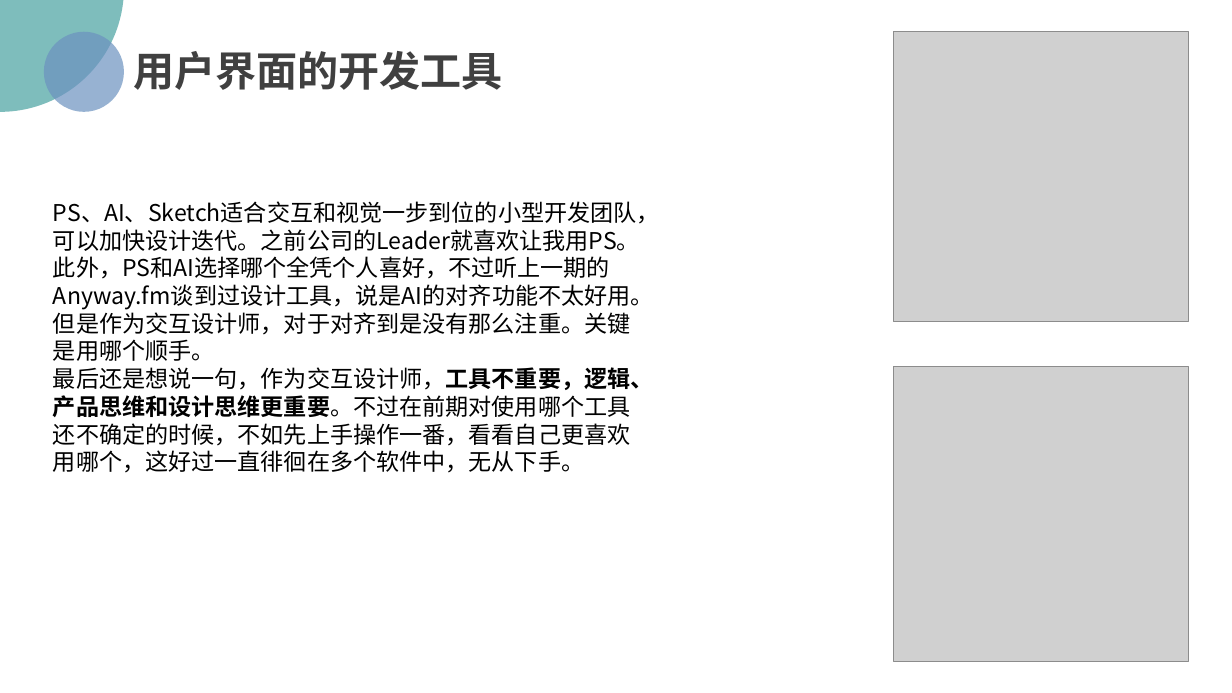
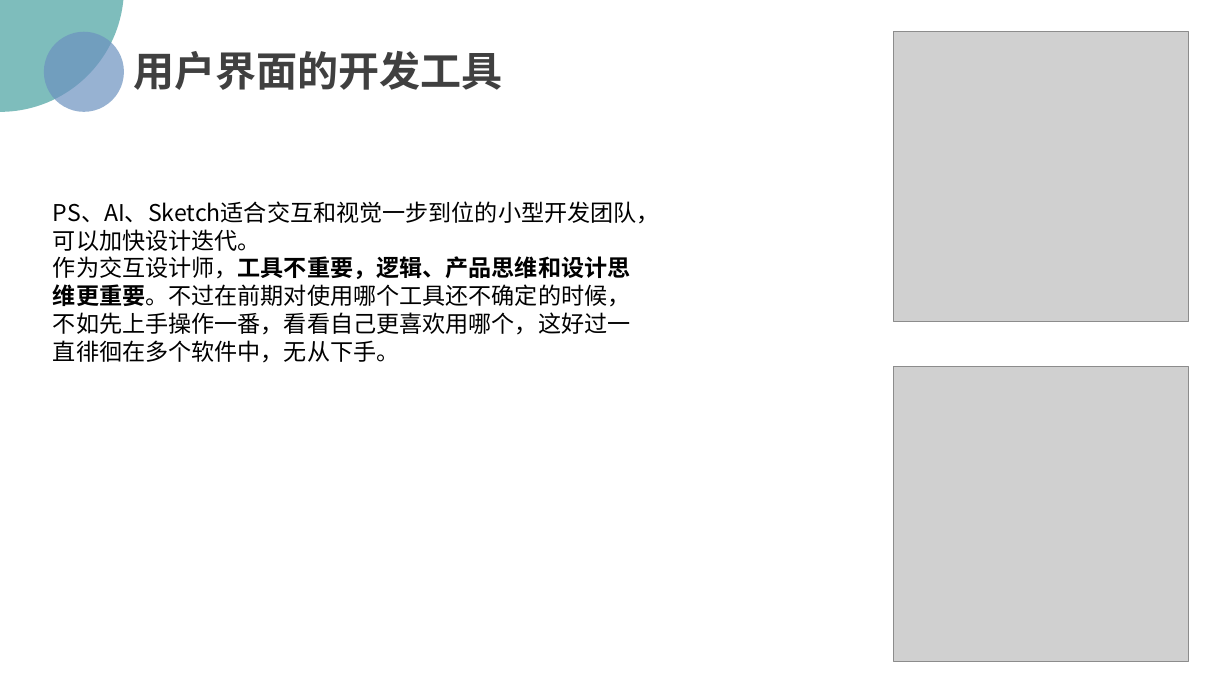
Before and after one commit to PRD2018/PRD2018-G15, a slide deck: slide 25 of 受控文档/02-其他任务/[PRD-15]UML基础二.pptx. Drawn at 1232x693 pixels with LibreOffice and Linux fonts; fonts in the diff are those of the drawing; grey boxes stand for pictures; background and template pictures are left out. Boxes give left, top, right and bottom in pixels: in the first picture for what was removed or moved away, otherwise in the second. Text is boxed around its words. In the diff, an @@ line names an element or a change of style, - is before the commit and + after.

Commit message:
2018-11-9
对UML基础二的翻转ppt跟新

```diff
--- a/受控文档/02-其他任务/[PRD-15]UML基础二.pptx
+++ b/受控文档/02-其他任务/[PRD-15]UML基础二.pptx
@@ text at (53,201,660,363): text changed @@
-PS、AI、Sketch适合交互和视觉一步到位的小型开发团队，可以加快设计迭代。之前公司的Leader就喜欢让我用PS。
-此外，PS和AI选择哪个全凭个人喜好，不过听上一期的Anyway.fm谈到过设计工具，说是AI的对齐功能不太好用。但是作为交互设计师，对于对齐到是没有那么注重。关键是用哪个顺手。
-最后还是想说一句，作为交互设计师，工具不重要，逻辑、产品思维和设计思维更重要。不过在前期对使用哪个工具还不确定的时候，不如先上手操作一番，看看自己更喜欢用哪个，这好过一直徘徊在多个软件中，无从下手。
+PS、AI、Sketch适合交互和视觉一步到位的小型开发团队，可以加快设计迭代。
+作为交互设计师，工具不重要，逻辑、产品思维和设计思维更重要。不过在前期对使用哪个工具还不确定的时候，不如先上手操作一番，看看自己更喜欢用哪个，这好过一直徘徊在多个软件中，无从下手。
```
